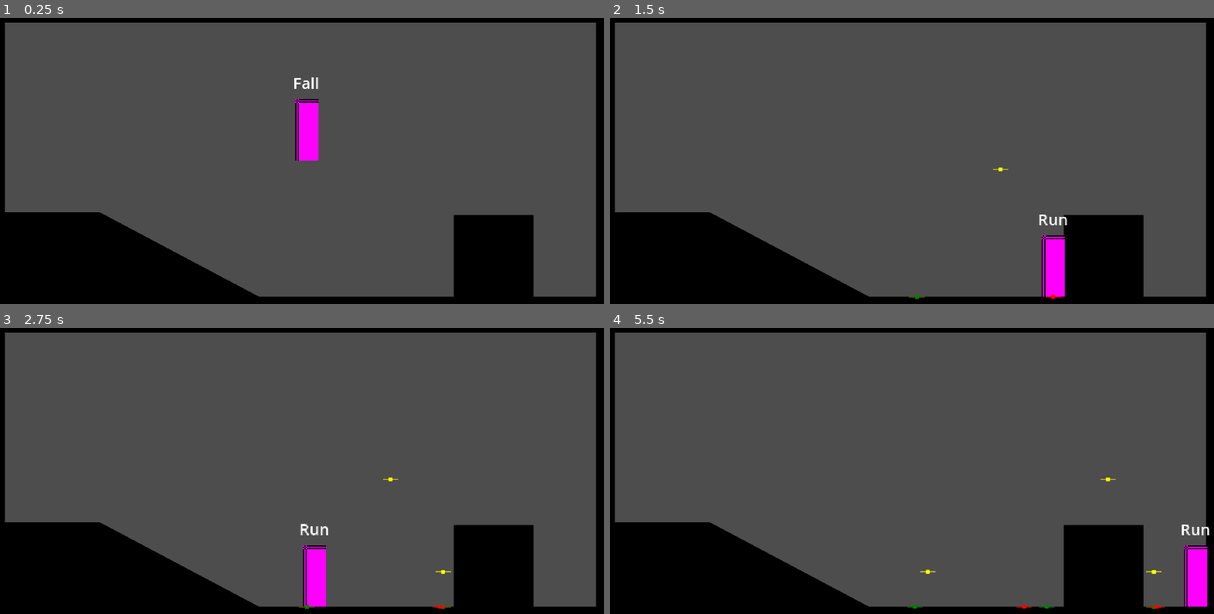
Above: before the commit, frames 1-4 (two rows, left to right).
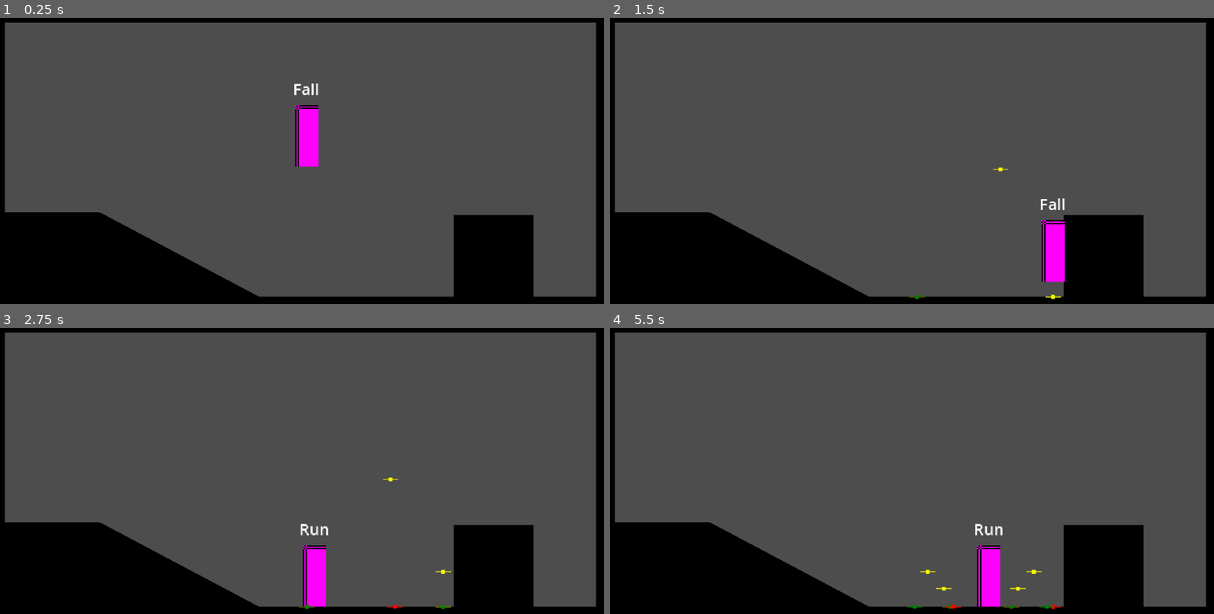
Above: after the commit, the same moments.

Repository: Blazin-2180/MetroidVaniaForge
Game: Godot game, scene res://Scenes/playground.tscn
The game is run twice, just before and just after one commit, with the same random seed, the same clock (stepped at 60 frames per second) and the same inputs.
Inputs:
- Up to frame 1 (0.25 s): no input
- Up to frame 2 (1.5 s): hold Space (jump) 0.53-1.28 s; hold D (right) from 0.53 s (still down); tap Space (jump) at 1.35 s
- Up to frame 3 (2.75 s): tap Space (jump) at 1.52, 1.82 s; release D (right) at 2.03 s; hold A (left) from 2.03 s (still down); hold Space (jump) from 2.03 s (still down)
- Up to frame 4 (5.5 s): release A (left) at 2.78 s; release Space (jump) at 2.78 s; hold D (right) 2.78-4.28 s; tap Space (jump) at 2.85, 3.02, 3.32, 4.35, 4.52, 4.82 s; hold Space (jump) 3.53-4.28 s; hold A (left) 4.28-5.03 s; hold D (right) from 5.03 s (still down); hold Space (jump) from 5.03 s (still down)

The runs differ from the first frame. In frame 1, 0.3% of the frame differs, in the area x 48-53%, y 20-53%; in frame 2, 0.6%; in frame 3, less than 0.1%; in frame 4, 2.1%, in the area x 52-100%, y 52-99%.

Commit message:
19/11 - 2
Ep : 01-05
Coyote time added.
Jump buffer added.

Diff:
--- a/Player/Scripts/player.gd
+++ b/Player/Scripts/player.gd
@@ -1,26 +1,23 @@
 class_name Player extends CharacterBody2D
 
 #region /// Constants
+## CONTANTS ##
 const DEBUG_JUMP_INDICATOR = preload("uid://brp7n1t85eul1")
-#endregion
 
-#region /// Export Variables
+## EXPORTS ##
 @export var move_speed : float = 150
-#endregion
 
-#region /// State Machine Variables
+## STATE VARIABLES ##
 var states : Array[ PlayerState ]
-
 var current_state : PlayerState :
 	get : return states.front()
-
 var previous_state : PlayerState :
 	get : return states[ 1 ]
-#endregion
 
-#region /// Standard Variables
+## STANDARD VARIABLES ##
 var direction : Vector2 = Vector2.ZERO
 var gravity : float = 980
+var gravity_multiplier : float = 1.0
 #endregion
 
 func _ready () -> void:
@@ -37,7 +34,7 @@
 	pass
 
 func _physics_process ( _delta : float ) -> void:
-	velocity.y += gravity * _delta
+	velocity.y += gravity * _delta * gravity_multiplier
 	move_and_slide()
 	change_state( current_state.physics_process(_delta) )
 	pass
--- a/Player/States/state_fall.gd
+++ b/Player/States/state_fall.gd
@@ -1,4 +1,48 @@
 class_name PlayerStateFall extends PlayerState
+
+#region /// Export Variable
+## EXPORT VARIABLES ##
+@export var fall_gravity_multiplier : float = 1.165
+@export var coyote_time : float = 0.125
+@export var jump_buffer_time : float = 0.2
+
+## STANDARD VARIABLES ##
+var coyote_timer : float = 0
+var buffer_timer : float = 0
+#endregion
+
+# What happens when this state is initialised ?
+func init() -> void :
+	pass
+
+
+# What happens when we enter this state ?
+func enter() -> void :
+	#when entering the fall state, increase the gravity on the player
+	player.gravity_multiplier = fall_gravity_multiplier
+	if player.previous_state == jump :
+		coyote_timer = 0
+	else :
+		coyote_timer = coyote_time
+	pass
+
+
+# What happens when we exit this state ?
+func exit() -> void:
+	#reset the players gravity after landing from falling
+	player.gravity_multiplier = 1.0
+	pass
+
+
+# What happens when an input is pressed ?
+func handle_input( _event : InputEvent ) -> PlayerState:
+	if _event.is_action_pressed( "jump" ) :
+		if coyote_timer > 0 :
+			return jump
+		else :
+			buffer_timer = jump_buffer_time
+	return next_state
+
 
 
 # Called when the node enters the scene tree for the first time.
@@ -6,15 +50,20 @@
 	pass # Replace with function body.
 
 
-# Called every frame. 'delta' is the elapsed time since the previous frame.
+# What happens each process tick in this state ?
 func process( _delta : float ) -> PlayerState:
+	coyote_timer -= _delta
+	buffer_timer -= _delta
 	return next_state
 
 
+# What happens each physics_process ticket in this state ?
 func physics_process( _delta : float ) -> PlayerState :
 	#check whether player is on the floor
 	if player.is_on_floor() :
 		player.add_debug_indicator()
+		if buffer_timer > 0 :
+			return jump
 		return idle
 	player.velocity.x = player.direction.x * player.move_speed
 	return next_state
